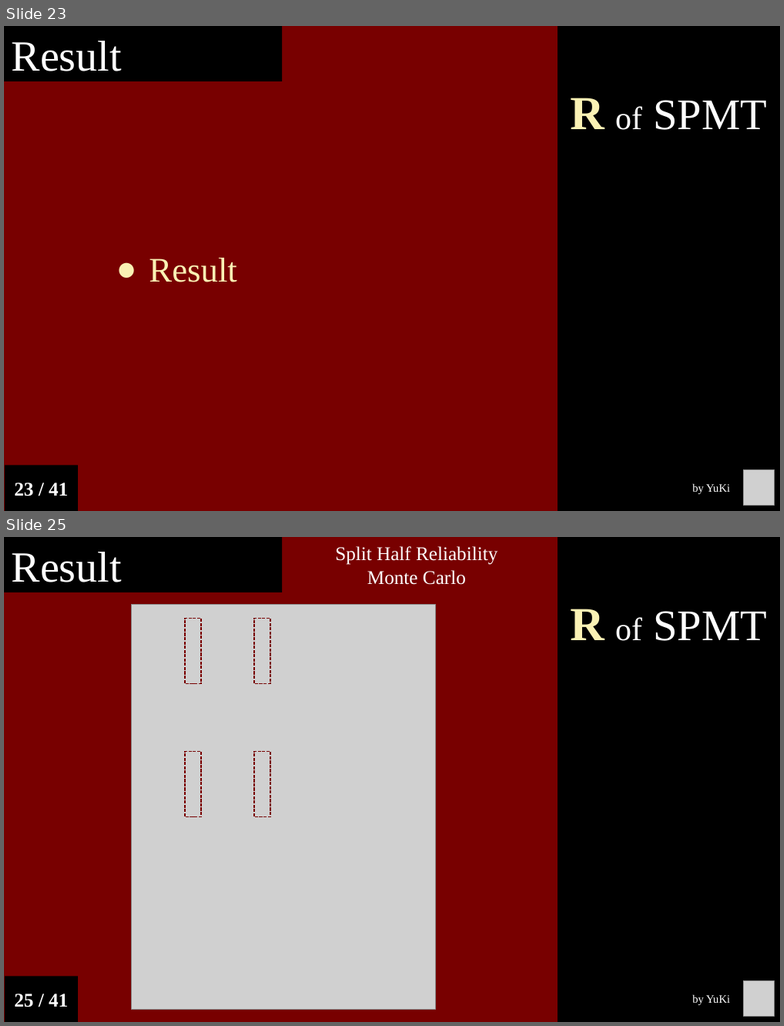
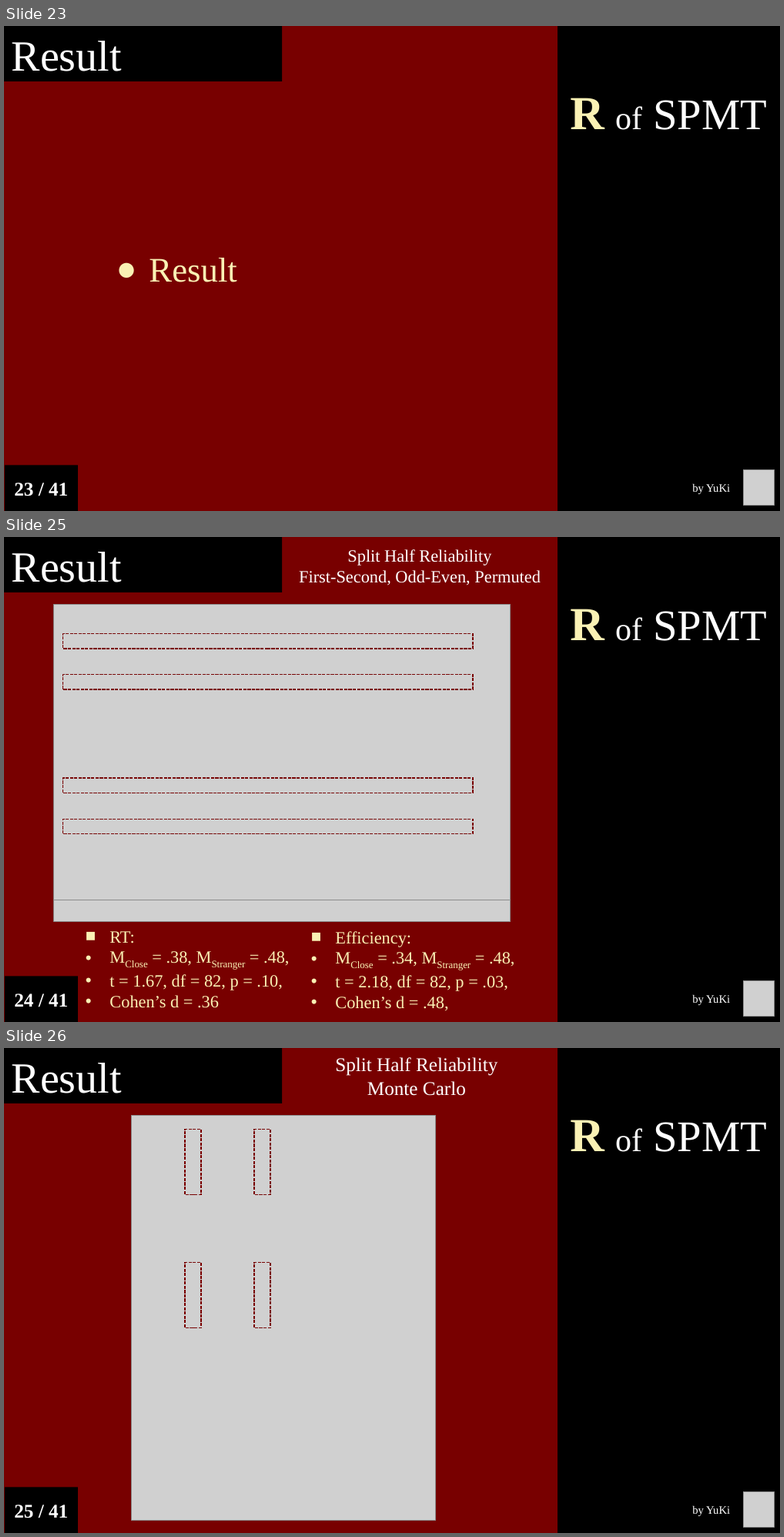
Before and after one commit to Chuan-Peng-Lab/ReliabilitySPE, a slide deck: 6_Reports/6_2_Phase_2/End_Semester_Report.pptx. Shown one above the other, each under a label of ours: slides 23 and 25 before the commit, slides 23, 25 and 26 after it; the slides between them are not shown. The pictures are 784x1026 and 784x1537 pixels, drawn with LibreOffice and Linux fonts; fonts in the diff are those of the drawing; grey boxes stand for pictures. Boxes give left, top, right and bottom in pixels: in the first picture for what was removed or moved away, otherwise in the second. Text is boxed around its words. In the diff, an @@ line names an element or a change of style, - is before the commit and + after.

```diff
--- a/6_Reports/6_2_Phase_2/End_Semester_Report.pptx
+++ b/6_Reports/6_2_Phase_2/End_Semester_Report.pptx
@@ slide 25 added at box(4, 537, 780, 1022), background #780000 @@
@@ rectangle added at box(4, 537, 282, 592), fill #000000, 40 pt, text #FFFFFF @@
+Result
@@ text added at box(299, 549, 541, 586), 16 pt, text #FFFFFF @@
+Split Half Reliability
+First-Second, Odd-Even, Permuted
@@ rectangle added at box(558, 537, 780, 1022), fill #000000, 40.5 pt, text #FFFFFF @@
+R of SPMT
@@ picture added at box(54, 605, 511, 900) @@
@@ rectangle added at box(63, 634, 473, 649), outline #780000 1 pt dashed @@
@@ rectangle added at box(63, 674, 473, 689), outline #780000 1 pt dashed @@
@@ rectangle added at box(63, 777, 473, 793), outline #780000 1 pt dashed @@
@@ rectangle added at box(63, 819, 473, 833), outline #780000 1 pt dashed @@
@@ picture added at box(54, 900, 511, 921) @@
@@ text added at box(109, 931, 289, 1008), 16 pt, text #FAF1B4 @@
+■ RT:
+• MClose = .38, MStranger = .48,
+• t = 1.67, df = 82, p = .10,
+• Cohen’s d = .36
@@ text added at box(335, 931, 515, 1011), 16 pt, text #FAF1B4 @@
+■ Efficiency:
+• MClose = .34, MStranger = .48,
+• t = 2.18, df = 82, p = .03,
+• Cohen’s d = .48,
@@ rectangle added at box(5, 977, 78, 1022), fill #000000, 18 pt, text #FFFFFF, bold @@
+24 / 41
@@ text added at box(692, 994, 730, 1005), 10.5 pt, text #FFFFFF @@
+by YuKi
@@ picture added at box(744, 981, 775, 1016) @@
@@ what was slide 25 is now slide 26 @@
```
Also in this commit, not shown: 2 slides changed, 1 other slide added, 25 other files.
